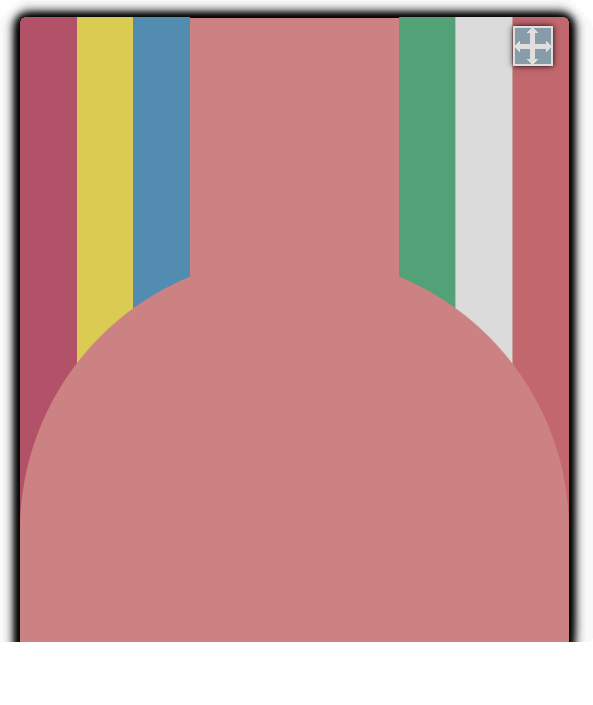
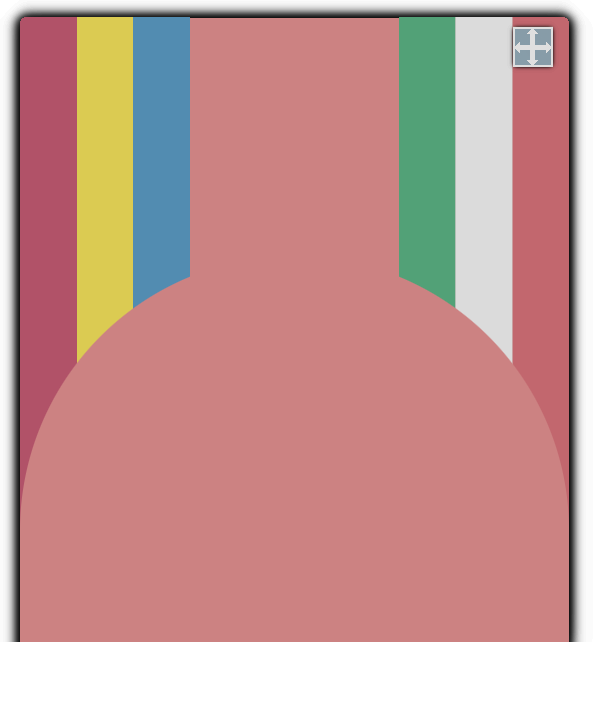
Two versions of the same layered image (593px x 705px). Layer-by-layer changes:
removed layer "event_country_background.dds copy #5" over [502, 15, 564, 72]
added layer "Pasted Layer #11" above "event_country_background.dds copy #9" over [513, 28, 553, 67]
added layer "event_country_background.dds copy #9" above "event_country_background.dds copy" over [507, 21, 559, 72]
hid "event_country_background.dds copy #4" over [3, 1, 586, 642]
hid "Pasted Layer #6" over [20, 18, 569, 72]